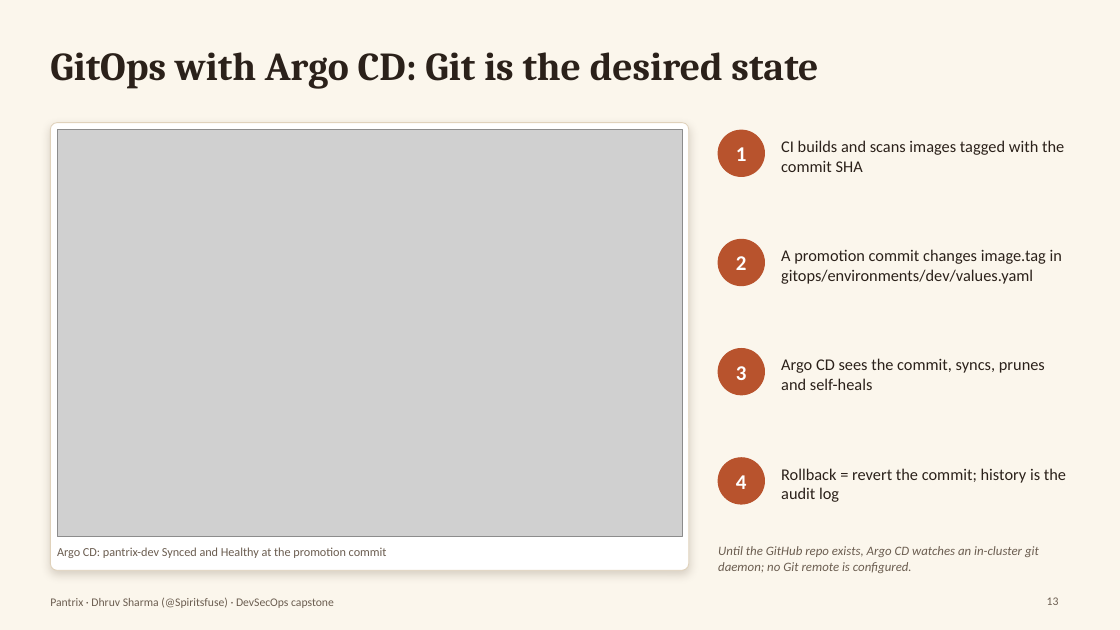
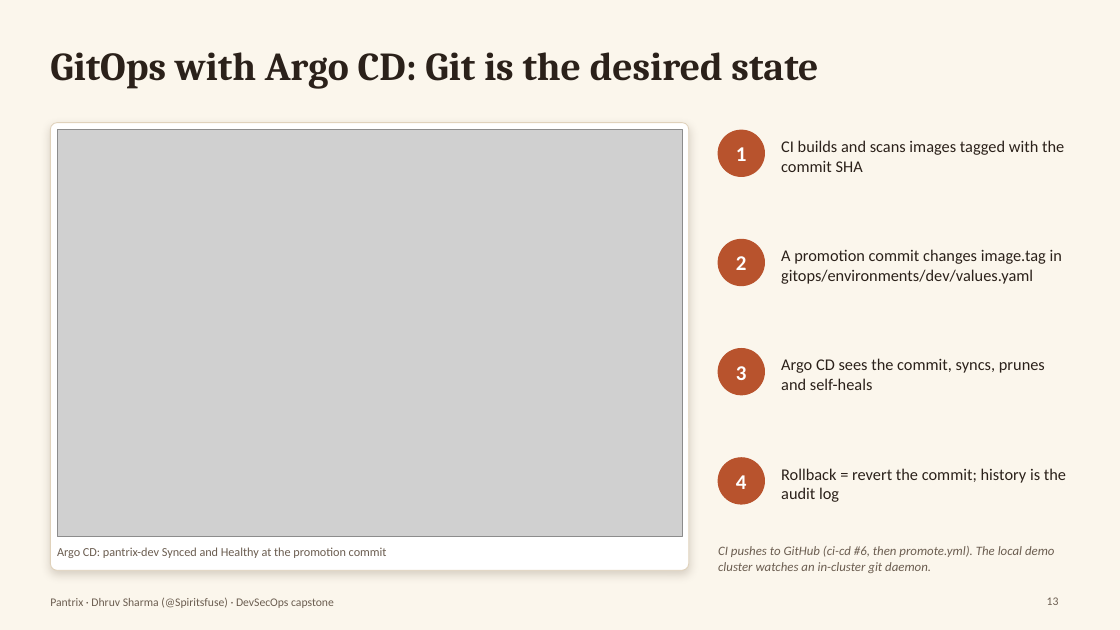
Before and after one commit to Spiritsfuse/pantrix, a slide deck: slide 13 of demo/presentation.pptx. Drawn at 1120x630 pixels with LibreOffice and Linux fonts; fonts in the diff are those of the drawing; grey boxes stand for pictures. Boxes give left, top, right and bottom in pixels: in the first picture for what was removed or moved away, otherwise in the second. Text is boxed around its words. In the diff, an @@ line names an element or a change of style, - is before the commit and + after.

```diff
--- a/demo/presentation.pptx
+++ b/demo/presentation.pptx
@@ text at (x1=718, y1=546, x2=1055, y2=573): text changed @@
-Until the GitHub repo exists, Argo CD watches an in-cluster git daemon; no Git remote is configured.
+CI pushes to GitHub (ci-cd #6, then promote.yml). The local demo cluster watches an in-cluster git daemon.
```
Also in this commit, not shown: 2 other slides changed, 59 other files.
